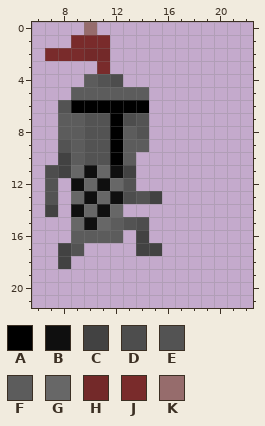
Edited in one commit: pixel-art sprite (res/images/creature/knight/side0.png). Above: the version before the commit.
The file is 24x24 pixels. Colours within 5 levels of each other are drawn and written as one. Shown: x 6..22, y 0..21.
Palette (. is transparent): A #000000  B #0f0f0f  C #424242  D #4d4d4d  E #535353  F #5c5c5c  G #676767  H #732929  J #792b2b  K #966c6c
Pixels before, first column x 7:
 0 ...K.....
 1 ..JJJ....
 2 JJJHH....
 3 ....J....
 4 ...FED...
 5 ..FFFFFF.
 6 .EAAAAAA.
 7 .FFEEADE.
 8 .FFEEAFE.
 9 .EFEEAFF.
10 .CFEEAF..
11 DCGBGBC..
12 E.BGBGE..
13 E.GBGBDEC
14 C.BGBG...
15 ..GBGFED.
16 ..FFFF.C.
17 .CE....CC
18 .C.......
And afterwards:
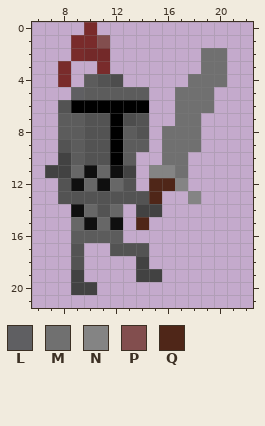
Colours new in this view: L #5f5f62  M #707070  N #848484  P #824e4e  Q #4f2618
Changes in this commit:
{"y":0,"x":10,"old":"K","new":"J"}
{"y":1,"x":11,"old":"J","new":"P"}
{"y":2,"x":7,"old":"JJ","new":".."}
{"y":2,"x":19,"old":"..","new":"MM"}
{"y":3,"x":8,"old":".","new":"J"}
{"y":3,"x":19,"old":"..","new":"MM"}
{"y":4,"x":8,"old":".","new":"J"}
{"y":4,"x":18,"old":"...","new":"MMM"}
{"y":5,"x":9,"old":"F","new":"L"}
{"y":5,"x":17,"old":"...","new":"MMM"}
{"y":6,"x":17,"old":"...","new":"MMM"}
{"y":7,"x":17,"old":"..","new":"MM"}
{"y":8,"x":16,"old":"...","new":"MMM"}
{"y":9,"x":16,"old":"...","new":"MMM"}
{"y":10,"x":16,"old":"..","new":"MM"}
{"y":11,"x":7,"old":"D","new":"C"}
{"y":11,"x":15,"old":"...","new":"NNM"}
{"y":12,"x":7,"old":"E.","new":".E"}
{"y":12,"x":15,"old":"...","new":"QQN"}
{"y":13,"x":7,"old":"E.GBGBD","new":".EEEEEE"}
{"y":13,"x":15,"old":"C","new":"Q"}
{"y":13,"x":18,"old":".","new":"N"}
{"y":14,"x":7,"old":"C","new":"."}
{"y":14,"x":11,"old":"B","new":"E"}
{"y":14,"x":14,"old":"..","new":"CC"}
{"y":15,"x":12,"old":"FED","new":"B.Q"}
{"y":16,"x":14,"old":"C","new":"."}
{"y":17,"x":8,"old":"C","new":"."}
{"y":17,"x":12,"old":"..CC","new":"EEE."}
{"y":18,"x":8,"old":"C.","new":".E"}
{"y":18,"x":14,"old":".","new":"C"}
{"y":19,"x":9,"old":".","new":"C"}
{"y":19,"x":14,"old":"..","new":"CC"}
{"y":20,"x":9,"old":"..","new":"CC"}
{"label":"changed","picture_box":[45,22,227,295]}
